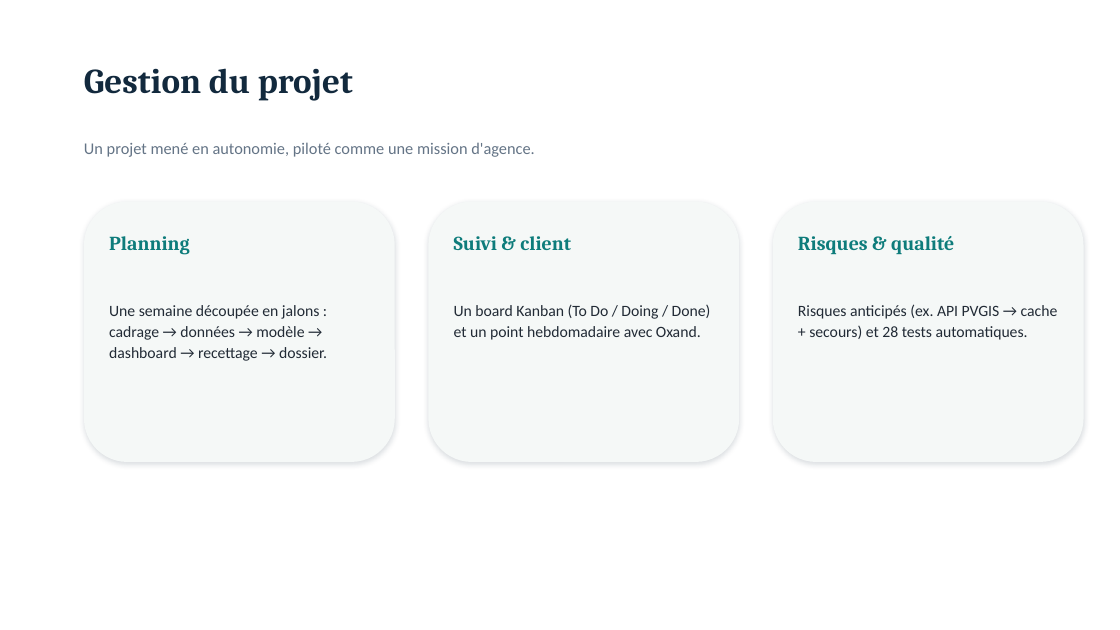
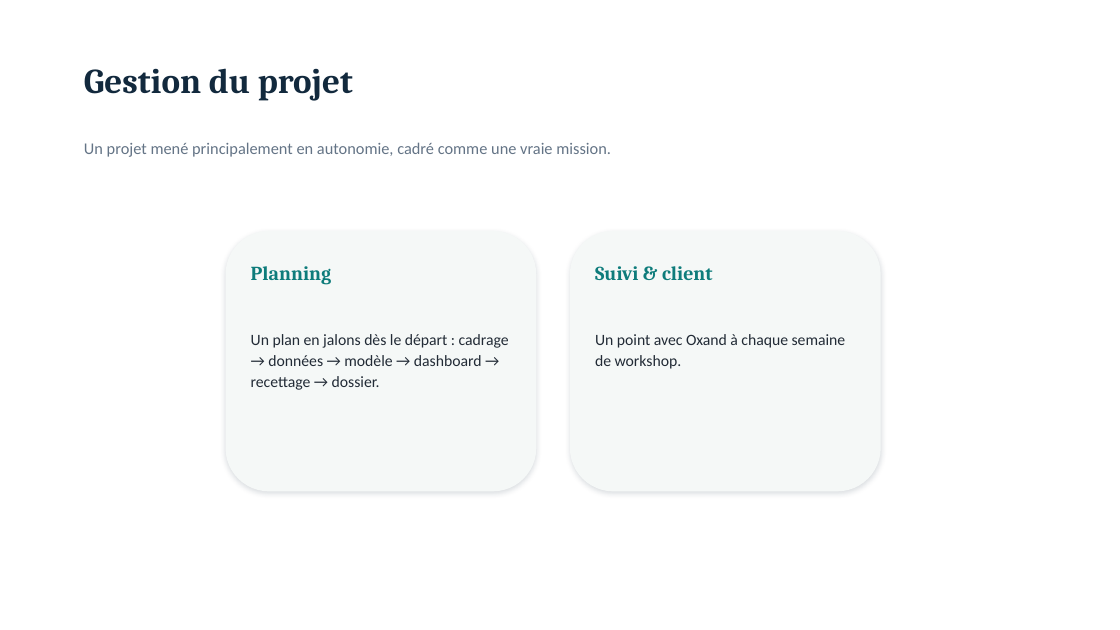
Before and after one commit to imeneee01/workshop-client-3, a slide deck: slide 6 of docs/exports/soutenance-workshop-pv.pptx. Drawn at 1120x630 pixels with LibreOffice and Linux fonts; fonts in the diff are those of the drawing. Boxes give left, top, right and bottom in pixels: in the first picture for what was removed or moved away, otherwise in the second. Text is boxed around its words. In the diff, an @@ line names an element or a change of style, - is before the commit and + after.

Commit message:
docs: slide gestion de projet - autonomie, plan en jalons des le depart, point par semaine de workshop

```diff
--- a/docs/exports/soutenance-workshop-pv.pptx
+++ b/docs/exports/soutenance-workshop-pv.pptx
@@ text at [84,142,611,157]: text changed @@
-Un projet mené en autonomie, piloté comme une mission d'agence.
+Un projet mené principalement en autonomie, cadré comme une vraie mission.
@@ rounded rectangle removed at [773,202,1084,462] @@
@@ 2 texts, 2 rounded rectangles: place and size @@
-2 texts, 2 rounded rectangles at [84,202,739,462]
+2 texts, 2 rounded rectangles at [226,231,881,492]
@@ text removed at [798,236,954,255] @@
-Risques & qualité
@@ text removed at [798,304,1058,340] @@
-Risques anticipés (ex. API PVGIS → cache + secours) et 28 tests automatiques.
@@ text at [251,334,509,390]: text changed @@
-Une semaine découpée en jalons : cadrage → données → modèle → dashboard → recettage → dossier.
+Un plan en jalons dès le départ : cadrage → données → modèle → dashboard → recettage → dossier.
@@ text at [595,334,846,369]: text changed @@
-Un board Kanban (To Do / Doing / Done) et un point hebdomadaire avec Oxand.
+Un point avec Oxand à chaque semaine de workshop.
```
